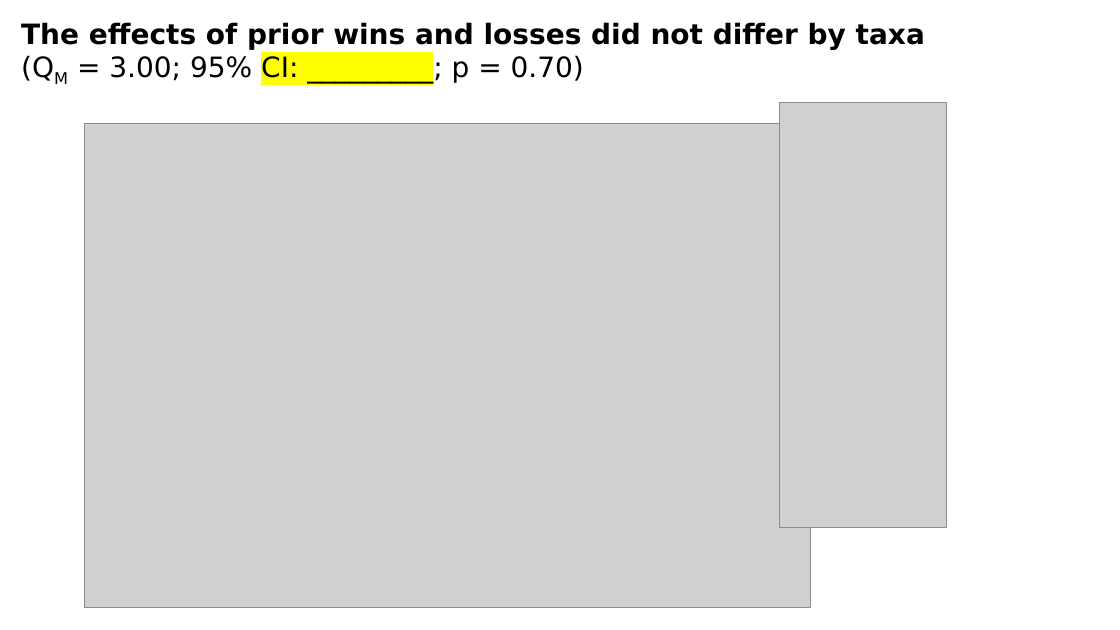
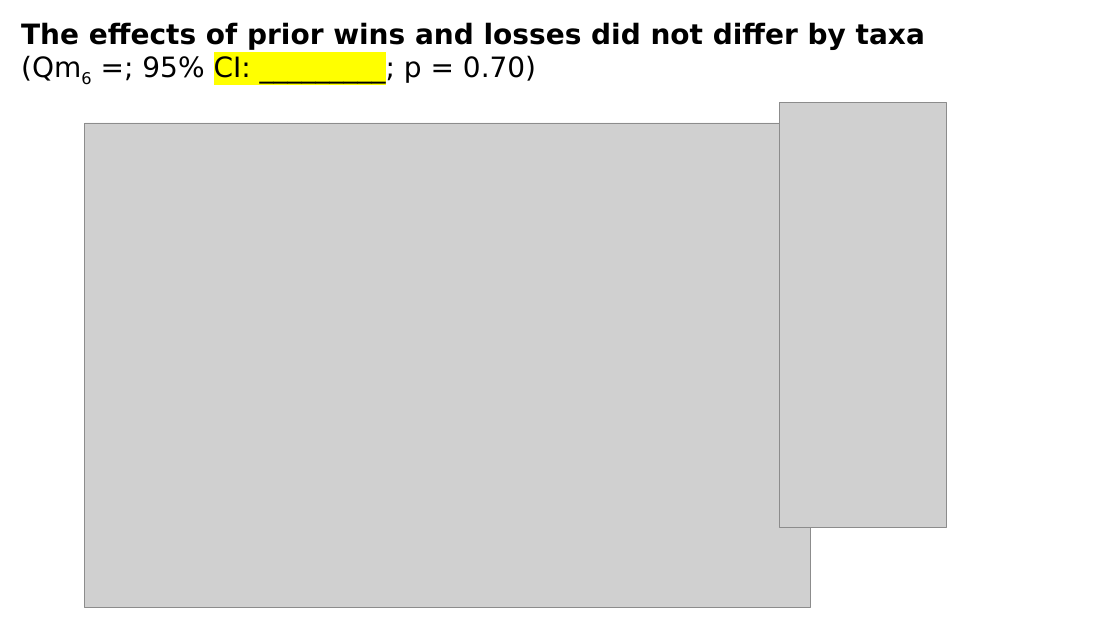
Before and after one commit to janyan33/winner-loser, a slide deck: slide 15 of winner_loser_data-lunch.pptx. Drawn at 1120x630 pixels with LibreOffice and Linux fonts; fonts in the diff are those of the drawing; grey boxes stand for pictures. Boxes give left, top, right and bottom in pixels: in the first picture for what was removed or moved away, otherwise in the second. Text is boxed around its words. In the diff, an @@ line names an element or a change of style, - is before the commit and + after.

```diff
--- a/winner_loser_data-lunch.pptx
+++ b/winner_loser_data-lunch.pptx
@@ text at [21,22,925,83]: text changed @@
-The effects of prior wins and losses did not differ by taxa
-(QM = 3.00; 95% CI: _________; p = 0.70)
+The effects of prior wins and losses did not differ by taxa
+(Qm6 =; 95% CI: _________; p = 0.70)
```
Also in this commit, not shown: 4 other slides changed, 4 other files.
